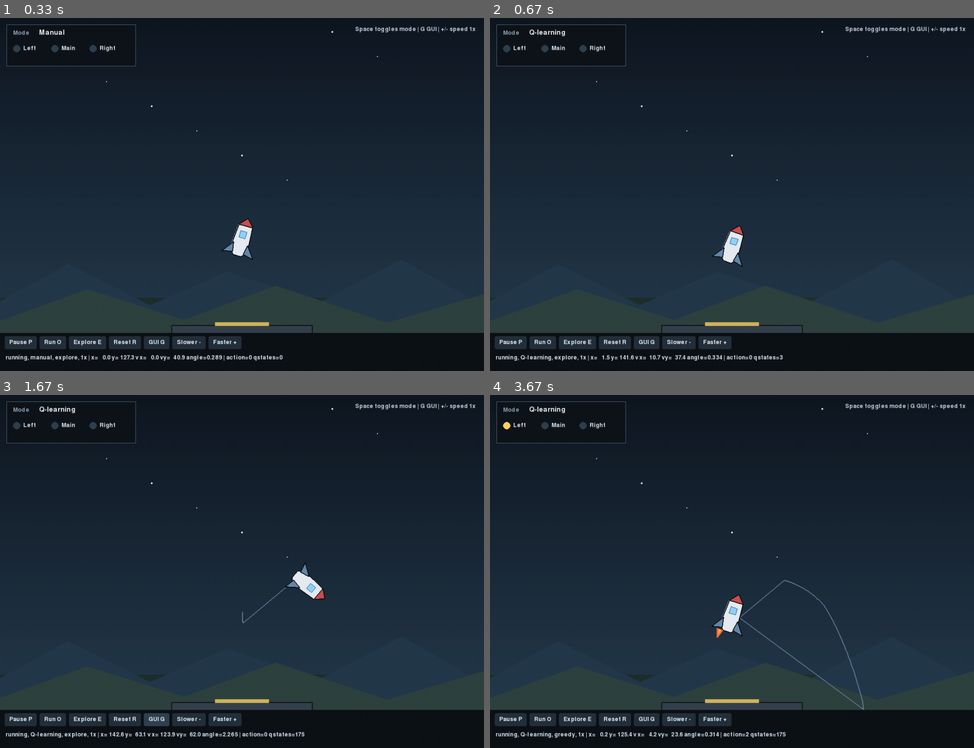
Above: before the commit, frames 1-4 (two rows, left to right).
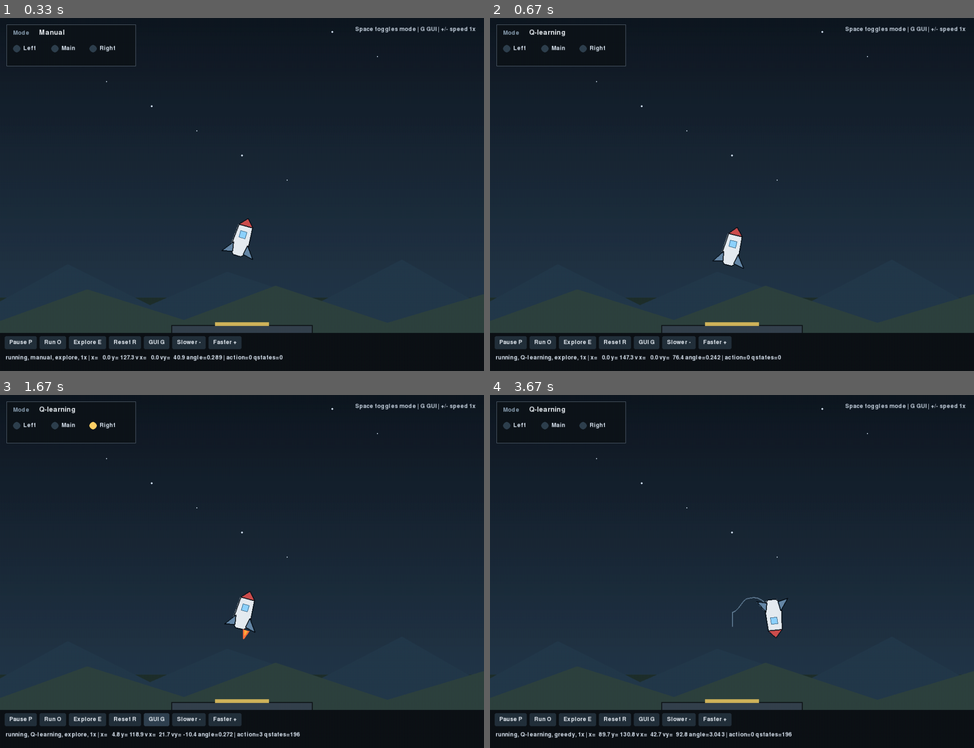
Above: after the commit, the same moments.

Repository: MiguelGavito/TDDC17
Game: pygame game, started from lab5-ReinforcementLearning/excercise/simulator.py
Same seed, same stepped clock (60 frames per second), same inputs: the game is played once before the commit and once after it.
Inputs (mouse positions are in pixels of both pictures, inside the frame that each line leads up to):
- Up to frame 1 (0.33 s): no input
- Up to frame 2 (0.67 s): tap Space at 0.33 s
- Up to frame 3 (1.67 s): click "GUI G" at 0.72 s; tap Enter at 1 s; tap G at 1.37 s
- Up to frame 4 (3.67 s): click (741, 451) at 1.92 s; tap Space at 2.27, 2.57, 2.77, 3.1, 3.4, 3.6 s; tap E at 3.18 s

Frame 1 is identical in both runs. In frame 2, 0.5% of the frame differs, in the area x 23-61%, y 58-98%; in frame 3, 1.2%; in frame 4, 1.4%, in the area x 2-78%, y 7-98%.

Commit message:
arrelgos peque;os de los rewards

Diff:
--- a/lab5-ReinforcementLearning/excercise/qlearning_controller.py
+++ b/lab5-ReinforcementLearning/excercise/qlearning_controller.py
@@ -14,7 +14,7 @@
     # Parameters of the learning algorithm. These may be tuned.
     GAMMA_DISCOUNT_FACTOR = 0.95
     LEARNING_RATE_CONSTANT = 10
-    REPEAT_ACTION_MAX = 30
+    REPEAT_ACTION_MAX = 30 # 30
 
     def __init__(self):
         # The simulator sets this before calling init().
@@ -251,12 +251,18 @@
 
         # Find action with highest Q-value in the given state.
         max_qval = float("-inf")
+        best_actions = []
         for i in range(self.NUM_ACTIONS):
             test_pair = f"{state}{i}"
             qval = self.qtable.get(test_pair, 0)
             if qval > max_qval:
                 max_qval = qval
-                action = i
+                best_actions = [i]
+            elif qval == max_qval:
+                best_actions.append(i)
+
+        if best_actions:
+            action = random.choice(best_actions)
 
         return action
 
--- a/lab5-ReinforcementLearning/excercise/state_and_reward.py
+++ b/lab5-ReinforcementLearning/excercise/state_and_reward.py
@@ -45,85 +45,88 @@
 
     @staticmethod
     def get_state_hover(angle, vx, vy):
-        """State discretization function for the full hover controller."""
+        """Discretize angle and velocities into states."""
 
-        # Exercise 4a: Build a state from angle, vx, and vy.
-
-        if angle < -1.2:
+        # Angle: upright is best
+        if angle < -1.1:
             angle_state = "FarLeft"
-        elif angle < -0.4:
+        elif angle < -0.3:
             angle_state = "Left"
-        elif angle < 0.4:
+        elif angle < 0.3:
             angle_state = "Upward"
-        elif angle < 1.2:
+        elif angle < 1.1:
             angle_state = "Right"
         else:
             angle_state = "FarRight"
 
-        if vx < -50:
+        # Horizontal velocity: stationary is best
+        if vx < -25:
             vx_state = "FarLeftX"
         elif vx < -10:
             vx_state = "LeftX"
+        elif vx < 4:
+            vx_state = "BalancedX" if vx >= -4 else "LeftX"
         elif vx < 10:
-            vx_state = "BalancedX"
-        elif vx < 50:
             vx_state = "RightX"
         else:
             vx_state = "FarRightX"
 
-        if vy < -50:
+        # Vertical velocity: near zero is best
+        if vy < -25:
             vy_state = "FarDownY"
         elif vy < -10:
             vy_state = "DownY"
+        elif vy < -4:
+            vy_state = "BalancedY"
+        elif vy <= 4:
+            vy_state = "BalancedY"
         elif vy < 10:
-            vy_state = "BalancedY"
-        elif vy < 50:
             vy_state = "UpY"
         else:
             vy_state = "FarUpY"
 
         return [angle_state, vx_state, vy_state]
 
+
     @staticmethod
     def get_reward_hover(angle, vx, vy):
-        """Reward function for the full hover controller."""
+        """Reward staying upright and hovering in place."""
 
-        # Exercise 4b: Return a reward for hovering.
         a = abs(angle)
         x = abs(vx)
         y = abs(vy)
 
-        # Angle should dominate (prevent flip)
-        if a < 0.15:
-            r_angle = 40
-        elif a < 0.30:
+        # Angle should dominate the reward.
+        if a < 0.2:
+            r_angle = 50
+        elif a < 0.5:
             r_angle = 25
-        elif a < 0.7:
-            r_angle = 10
-        elif a < 1.1:
-            r_angle = -10
+        elif a < 0.9:
+            r_angle = 5
+        elif a < 1.3:
+            r_angle = -20
         else:
-            r_angle = -35
+            r_angle = -40
 
-        # Horizontal stability
+        # Horizontal velocity should help, but not dominate the angle.
         if x < 4:
-            r_vx = 12
-        elif x < 12:
-            r_vx = 6
+            r_vx = 15
+        elif x < 10:
+            r_vx = 8
         elif x < 25:
             r_vx = 0
         else:
-            r_vx = -8
+            r_vx = -10
 
-        # Vertical stability (hover => near zero, not just negative)
+        # Vertical velocity should be near zero for a stable hover.
         if y < 4:
-            r_vy = 12
-        elif y < 12:
-            r_vy = 6
+            r_vy = 15
+        elif y < 10:
+            r_vy = 8
         elif y < 25:
             r_vy = 0
         else:
-            r_vy = -10
+            r_vy = -8
 
         return r_angle + r_vx + r_vy
 
